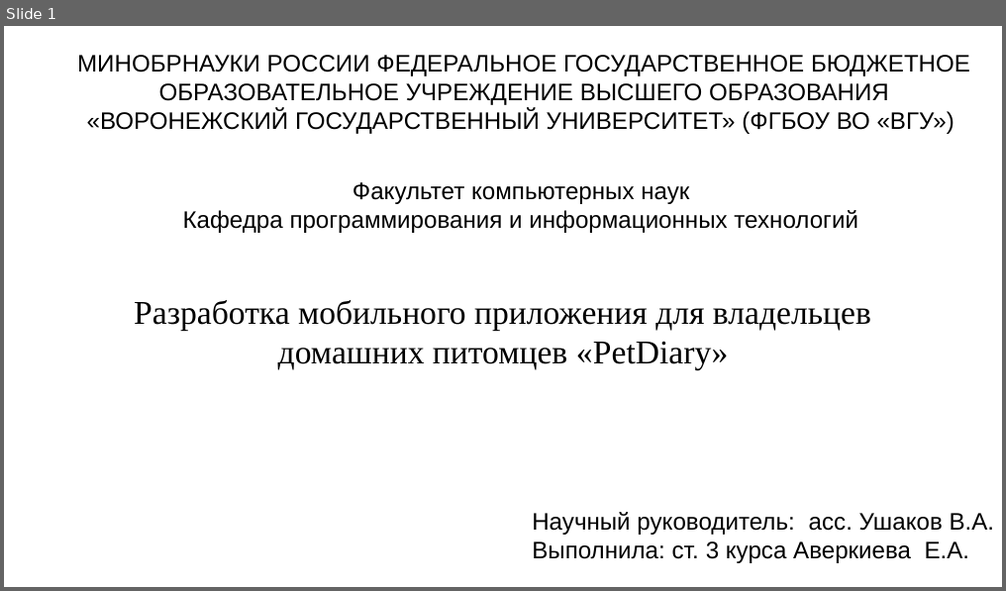
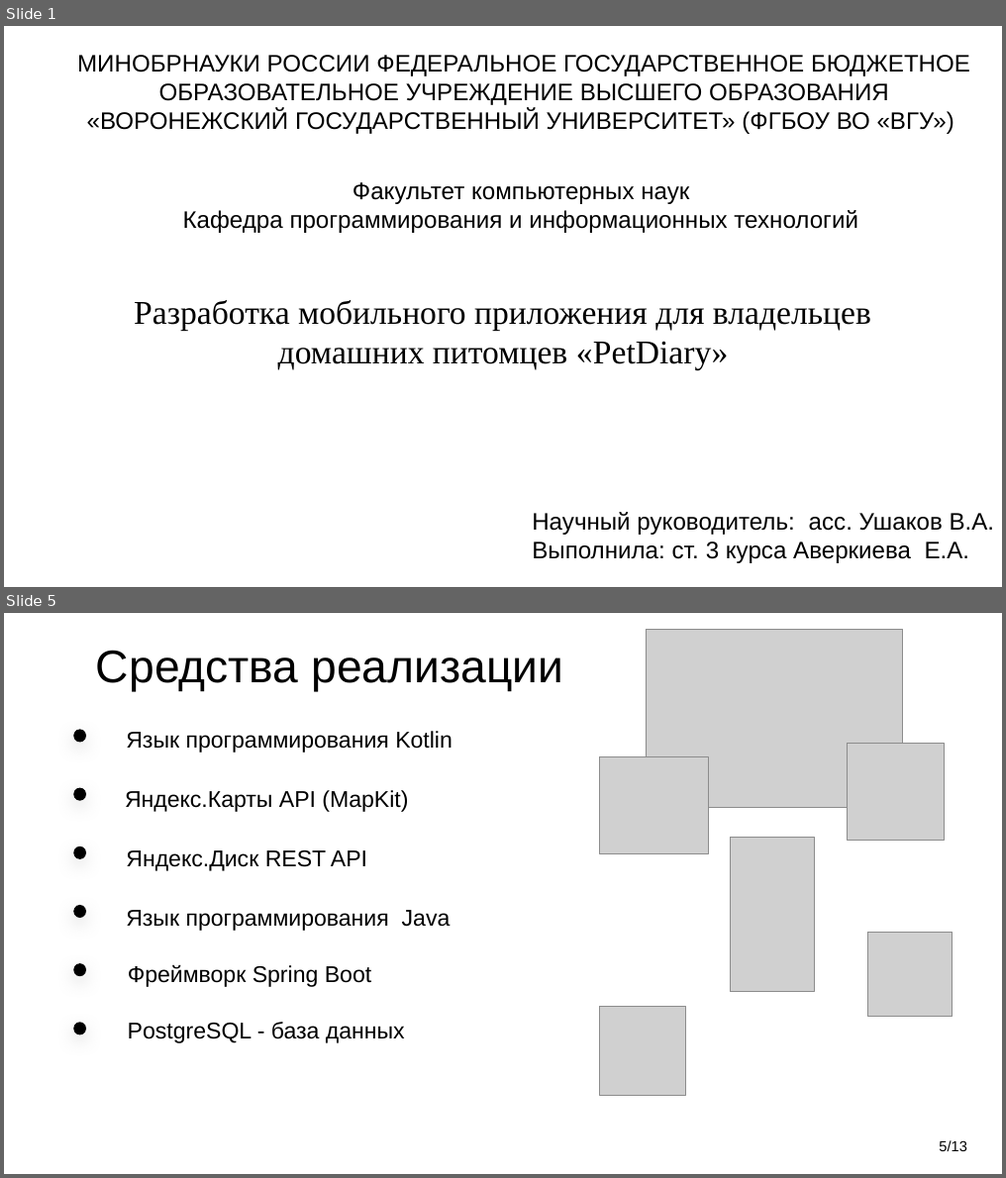
Before and after one commit to kattrin0/petDiarry_, a slide deck: documentation/презентация_PetDiary.pptx. Shown one above the other, each under a label of ours: slide 1 before the commit, slides 1 and 5 after it; the slides between them are not shown. The pictures are 1006x591 and 1006x1178 pixels, drawn with LibreOffice and Linux fonts; fonts in the diff are those of the drawing; grey boxes stand for pictures. Boxes give left, top, right and bottom in pixels: in the first picture for what was removed or moved away, otherwise in the second. Text is boxed around its words. In the diff, an @@ line names an element or a change of style, - is before the commit and + after.

```diff
--- a/documentation/презентация_PetDiary.pptx
+++ b/documentation/презентация_PetDiary.pptx
@@ slide 5 added at box(4, 613, 1002, 1174), background #FFFFFF @@
@@ picture added at box(646, 629, 903, 807) @@
@@ text added at box(96, 650, 563, 692), 44 pt, text #000000 @@
+Средства реализации
@@ ellipse added at box(73, 729, 86, 742), fill #000000 @@
@@ text added at box(126, 731, 452, 753), 22 pt, text #000000 @@
+Язык программирования Kotlin
@@ picture added at box(600, 758, 709, 854) @@
@@ picture added at box(847, 744, 944, 840) @@
@@ ellipse added at box(73, 788, 86, 801), fill #000000 @@
@@ text added at box(125, 790, 408, 812), 22 pt, text #000000 @@
+  Яндекс.Карты API (MapKit)
@@ ellipse added at box(73, 847, 86, 860), fill #000000 @@
@@ picture added at box(731, 837, 815, 992) @@
@@ text added at box(126, 851, 367, 871), 22 pt, text #000000 @@
+  Яндекс.Диск REST API
@@ ellipse added at box(73, 905, 86, 918), fill #000000 @@
@@ text added at box(126, 910, 450, 931), 22 pt, text #000000 @@
+Язык программирования Java
@@ picture added at box(868, 932, 952, 1017) @@
@@ ellipse added at box(73, 963, 86, 976), fill #000000 @@
@@ text added at box(128, 965, 371, 987), 22 pt, text #000000 @@
+  Фреймворк Spring Boot
@@ ellipse added at box(73, 1023, 86, 1035), fill #000000 @@
@@ text added at box(128, 1022, 405, 1044), 22 pt, text #000000 @@
+  PostgreSQL - база данных
@@ picture added at box(600, 1007, 686, 1095) @@
@@ page number added at box(939, 1141, 967, 1152), 14 pt, text #000000 @@
+5/13
```
Also in this commit, not shown: 4 slides changed, 6 other slides added, 5 slides removed, 1 other file.
